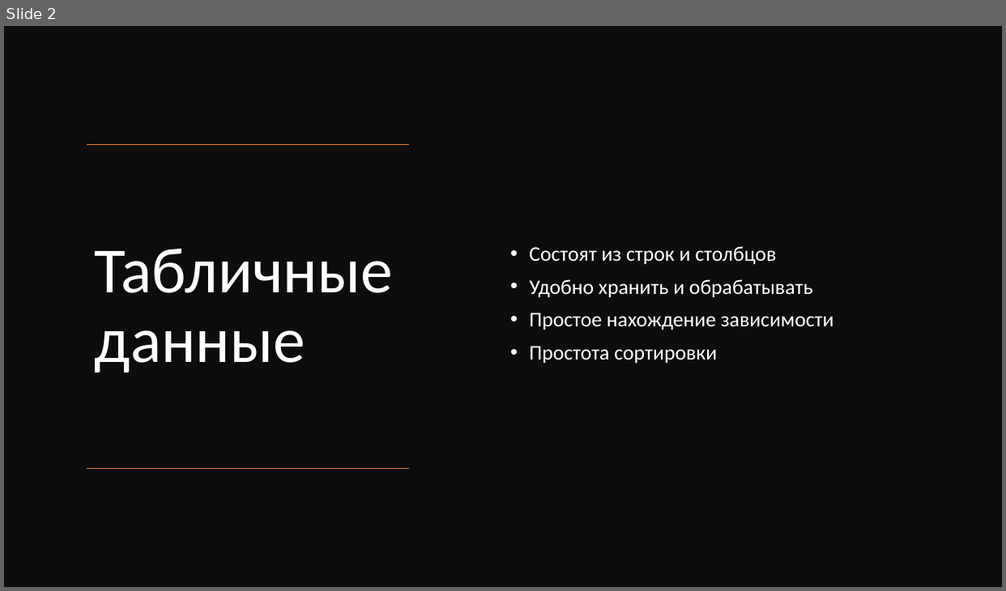
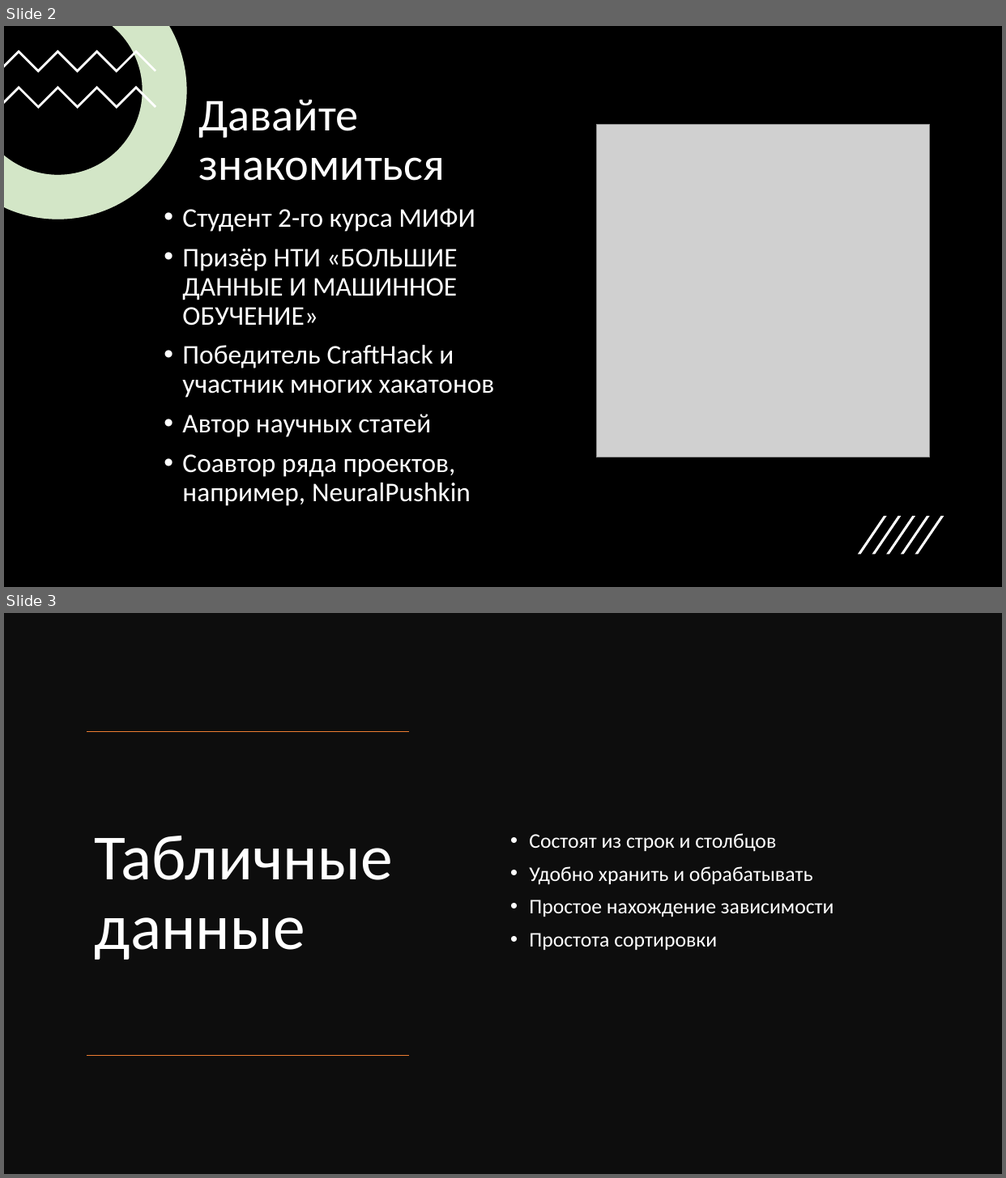
Before and after one commit to TimofeyKorzh/NTOEd, a slide deck: lec1/pandas.pptx. Shown one above the other, each under a label of ours: slide 2 before the commit, slides 2 and 3 after it. The pictures are 1006x591 and 1006x1178 pixels, drawn with LibreOffice and Linux fonts; fonts in the diff are those of the drawing; grey boxes stand for pictures. Boxes give left, top, right and bottom in pixels: in the first picture for what was removed or moved away, otherwise in the second. Text is boxed around its words. In the diff, an @@ line names an element or a change of style, - is before the commit and + after.

```diff
--- a/lec1/pandas.pptx
+++ b/lec1/pandas.pptx
@@ slide 2 added at (4, 26, 1002, 587), background #FFFFFF @@
@@ rectangle added at (4, 26, 1002, 587), fill #000000 @@
@@ freeform shape added at (4, 26, 187, 219), fill #FFFFFF @@
@@ freeform shape added at (4, 26, 187, 219), fill #70AD47 at 30% opacity @@
@@ freeform shape added at (4, 50, 157, 72), fill #FFFFFF @@
@@ freeform shape added at (4, 86, 157, 109), fill #FFFFFF @@
@@ title added at (198, 100, 445, 181), 44 pt, text #FFFFFF @@
+Давайте знакомиться
@@ picture added at (596, 124, 929, 457) @@
@@ text added at (182, 208, 495, 506), 26 pt, text #FFFFFF @@
+• Студент 2-го курса МИФИ
+• Призёр НТИ «БОЛЬШИЕ ДАННЫЕ И МАШИННОЕ ОБУЧЕНИЕ»
+• Победитель CraftHack и участник многих хакатонов
+• Автор научных статей
+• Соавтор ряда проектов, например, NeuralPushkin
@@ group added at (858, 516, 944, 555): 5 freeform shapes @@
@@ what was slide 2 is now slide 3 @@
```
Also in this commit, not shown: 1 slide changed, 5 other files.
